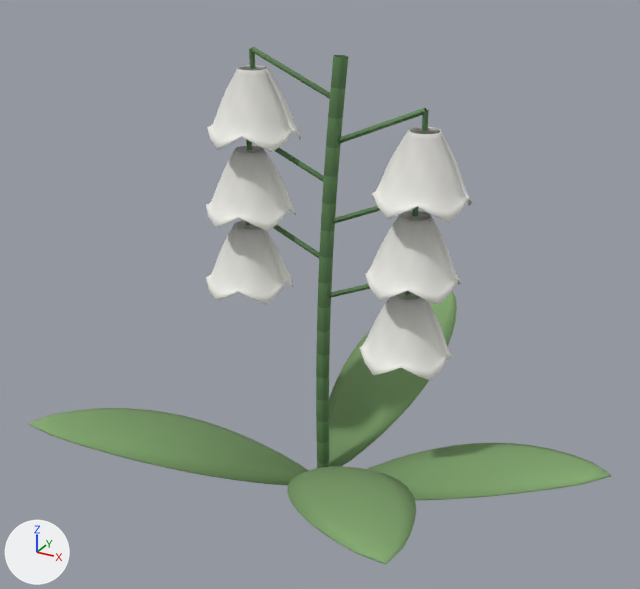
What one commit did to the glTF model www/models/flowers/lily-common-v2.glb.
One viewpoint serves both versions: a 50 mm lens placed at (1.004, -1.849, 1.564), pointed at (-0.015, 0.003, 0.638). The lights are fixed; the arrows at lower left show +X, +Y and +Z. The first picture is the older version. Vertices at exactly the same position are counted once.

The older version as bpy lines, for what is in view:
```python
me_lily_common_v2_leaf = bpy.data.meshes.new('lily-common-v2-leaf')
me_lily_common_v2_leaf.from_pydata(...)  # 840 vertices, 1664 faces; spans x -0.565..0.765, y -0.614..0.758, z 0.034..0.419
me_lily_common_v2_leaf.materials.append(mat_lily_leaf)
me_lily_common_v2_petal = bpy.data.meshes.new('lily-common-v2-petal')
me_lily_common_v2_petal.from_pydata(...)  # 3780 vertices, 7536 faces; spans x -0.328..0.381, y -0.141..0.098, z 0.524..1.206
me_lily_common_v2_petal.materials.append(mat_lily_petal)
me_lily_common_v2_stem = bpy.data.meshes.new('lily-common-v2-stem')
me_lily_common_v2_stem.from_pydata(...)  # 406 vertices, 408 faces; spans x -0.219..0.272, y -0.043..0.018, z -0.001..1.256
me_lily_common_v2_stem.materials.append(mat_lily_stem)
ob_lily_common_v2_leaf = bpy.data.objects.new('lily-common-v2-leaf', me_lily_common_v2_leaf)
ob_lily_common_v2_leaf.location = (0.0, 0.0, 0.0)
ob_lily_common_v2_petal = bpy.data.objects.new('lily-common-v2-petal', me_lily_common_v2_petal)
ob_lily_common_v2_petal.location = (0.0, 0.0, 0.0)
ob_lily_common_v2_stem = bpy.data.objects.new('lily-common-v2-stem', me_lily_common_v2_stem)
ob_lily_common_v2_stem.location = (0.0, 0.0, 0.0)
```
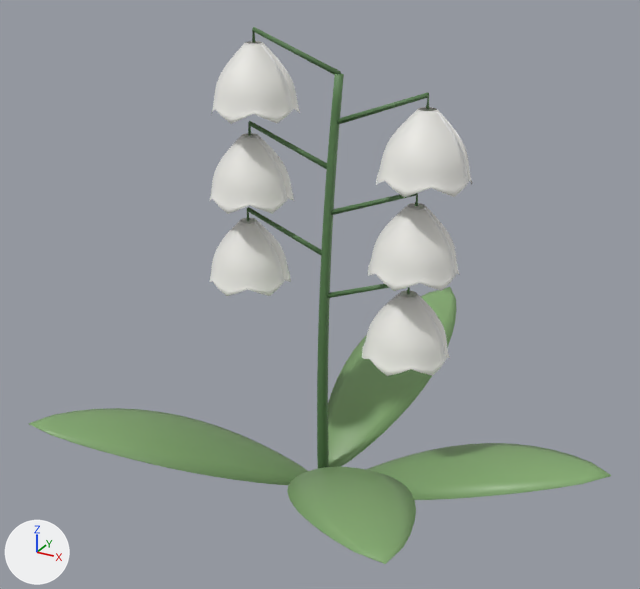
Location of each change, (x1, y1, x2, y2) in pixels of the pictures (640 x 589 px; the box of a moved part takes in the faces that stretch with it):
'lily-common-v2-petal', reshaped (6% taller)
    before: (206, 65, 473, 380)
    after: (209, 41, 473, 376)
'lily-common-v2-stem', reshaped
    before: (245, 46, 429, 468)
    after: (247, 27, 429, 468)
part 1 of me_lily_common_v2_petal, rebuilt
    before: (207, 65, 301, 152)
    after: (211, 41, 300, 124)
part 2 of me_lily_common_v2_petal, rebuilt
    before: (372, 127, 473, 223)
    after: (376, 107, 473, 198)
part 3 of me_lily_common_v2_petal, rebuilt
    before: (206, 146, 296, 232)
    after: (209, 133, 295, 214)
part 4 of me_lily_common_v2_petal, rebuilt (6% narrower, 6% shorter)
    before: (364, 211, 462, 305)
    after: (367, 203, 459, 291)
part 5 of me_lily_common_v2_petal, rebuilt (8% shorter)
    before: (206, 220, 293, 305)
    after: (209, 218, 291, 296)
part 6 of me_lily_common_v2_petal, moved or reshaped
    before: (360, 292, 453, 380)
    after: (362, 290, 450, 376)
part 7 of me_lily_common_v2_stem, rebuilt
    before: (332, 206, 418, 224)
    after: (331, 193, 418, 215)
part 8 of me_lily_common_v2_stem, rebuilt (11% shorter)
    before: (338, 108, 429, 144)
    after: (337, 92, 429, 124)
part 9 of me_lily_common_v2_stem, rebuilt
    before: (251, 46, 330, 99)
    after: (252, 27, 341, 75)
part 10 of me_lily_common_v2_stem, rebuilt
    before: (273, 225, 319, 258)
    after: (247, 207, 321, 255)
part 11 of me_lily_common_v2_stem, rebuilt
    before: (275, 148, 324, 182)
    after: (248, 121, 327, 169)
part 12 of me_lily_common_v2_stem, added (green)
    after: (317, 74, 344, 468)
part 13 of me_lily_common_v2_stem, deleted
    before: (249, 49, 255, 69)
part 14 of me_lily_common_v2_stem, deleted
    before: (246, 140, 252, 150)
part 15 of me_lily_common_v2_stem, cut back
    before: (316, 55, 411, 468)
    after: (327, 284, 410, 298)

The change in detail:
me_lily_common_v2_petal is used by ob_lily_common_v2_petal; location (0.0, 0.0, 0.0).
me_lily_common_v2_petal had 3780 vertices, 7536 faces and spanned x -0.328..0.381, y -0.141..0.098, z 0.524..1.206.
me_lily_common_v2_petal now has 5700 vertices, 11376 faces and spans x -0.321..0.378, y -0.134..0.093, z 0.532..1.265.
me_lily_common_v2_petal part 1: the loose piece of 630 vertices spanning x -0.304..-0.072, y -0.135..0.098, z 1.024..1.206 is rebuilt with 950 vertices and now spans x -0.293..-0.074, y -0.126..0.093, z 1.092..1.265.
me_lily_common_v2_petal part 2: the loose piece of 630 vertices spanning x 0.149..0.381, y -0.138..0.095, z 0.924..1.106 is rebuilt with 950 vertices and now spans x 0.159..0.378, y -0.13..0.089, z 0.98..1.153.
me_lily_common_v2_petal part 3: the loose piece of 630 vertices spanning x -0.318..-0.086, y -0.14..0.093, z 0.824..1.006 is rebuilt with 950 vertices and now spans x -0.308..-0.09, y -0.132..0.086, z 0.868..1.041.
me_lily_common_v2_petal part 4: the loose piece of 630 vertices spanning x 0.137..0.369, y -0.141..0.091, z 0.724..0.906 is rebuilt with 950 vertices and now spans x 0.145..0.363, y -0.134..0.085, z 0.756..0.929.
me_lily_common_v2_petal part 5: the loose piece of 630 vertices spanning x -0.328..-0.096, y -0.141..0.091, z 0.624..0.806 is rebuilt with 950 vertices and now spans x -0.321..-0.102, y -0.134..0.084, z 0.644..0.817.
me_lily_common_v2_petal part 6: 625 vertices removed from x 0.127..0.359, y -0.14..0.092, z 0.524..0.706; 945 vertices added at x 0.134..0.353, y -0.133..0.085, z 0.532..0.705.
me_lily_common_v2_stem is used by ob_lily_common_v2_stem; location (0.0, 0.0, 0.0).
me_lily_common_v2_stem had 406 vertices, 408 faces and spanned x -0.219..0.272, y -0.043..0.018, z -0.001..1.256.
me_lily_common_v2_stem now has 380 vertices, 656 faces and spans x -0.216..0.272, y -0.038..0.017, z -0.001..1.301.
me_lily_common_v2_stem part 7: the loose piece of 19 vertices spanning x 0.02..0.26, y -0.032..-0.019, z 0.844..0.956 is rebuilt with 35 vertices and now spans x 0.022..0.258, y -0.032..-0.018, z 0.868..0.965.
me_lily_common_v2_stem part 8: the loose piece of 19 vertices spanning x 0.032..0.272, y -0.029..-0.016, z 1.044..1.156 is rebuilt with 35 vertices and now spans x 0.036..0.272, y -0.027..-0.014, z 1.092..1.189.
me_lily_common_v2_stem part 9: the loose piece of 10 vertices spanning x -0.191..0.045, y -0.024..-0.012, z 1.144..1.256 is rebuilt with 35 vertices and now spans x -0.187..0.049, y -0.023..-0.01, z 1.204..1.301.
me_lily_common_v2_stem part 10: the loose piece of 10 vertices spanning x -0.215..0.021, y -0.031..-0.018, z 0.744..0.856 is rebuilt with 35 vertices and now spans x -0.216..0.021, y -0.031..-0.018, z 0.756..0.853.
me_lily_common_v2_stem part 11: the loose piece of 10 vertices spanning x -0.204..0.031, y -0.029..-0.017, z 0.944..1.056 is rebuilt with 35 vertices and now spans x -0.203..0.033, y -0.029..-0.016, z 0.98..1.077.
me_lily_common_v2_stem part 12: a new loose piece of 170 vertices spanning x -0.017..0.057, y -0.038..0.017, z -0.001..1.211, in mat_lily_stem.
me_lily_common_v2_stem part 13: the loose piece of 10 vertices spanning x -0.195..-0.181, y -0.026..-0.013, z 1.205..1.25 is deleted.
me_lily_common_v2_stem part 14: the loose piece of 10 vertices spanning x -0.208..-0.195, y -0.031..-0.018, z 1.005..1.05 is deleted.
me_lily_common_v2_stem part 15: 307 vertices removed from x -0.018..0.25, y -0.043..0.018, z -0.001..1.251; 34 vertices added at x 0.011..0.247, y -0.03..-0.018, z 0.644..0.741.
Other edits to the shape of me_lily_common_v2_stem do not show in these pictures.
